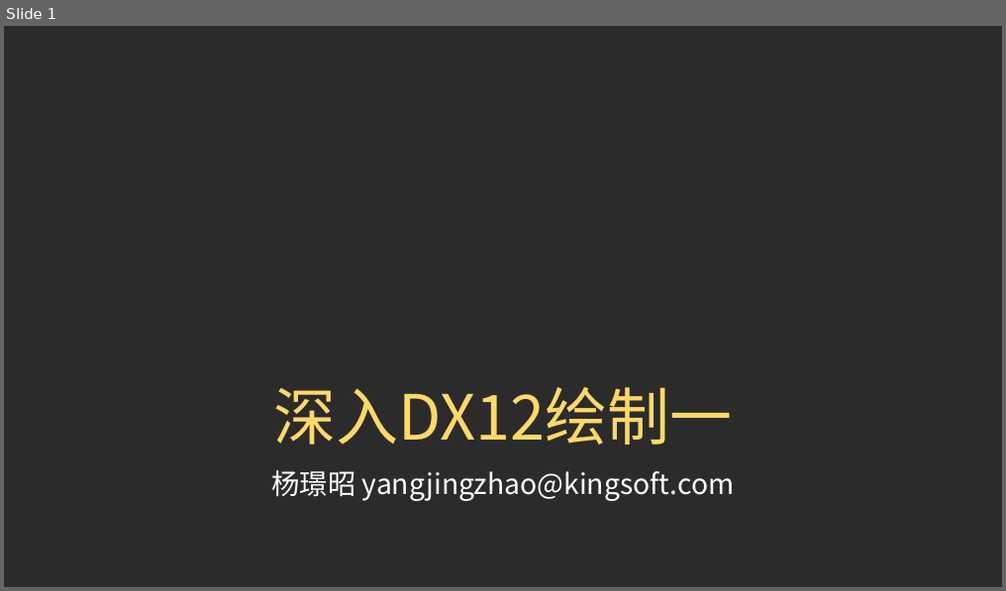
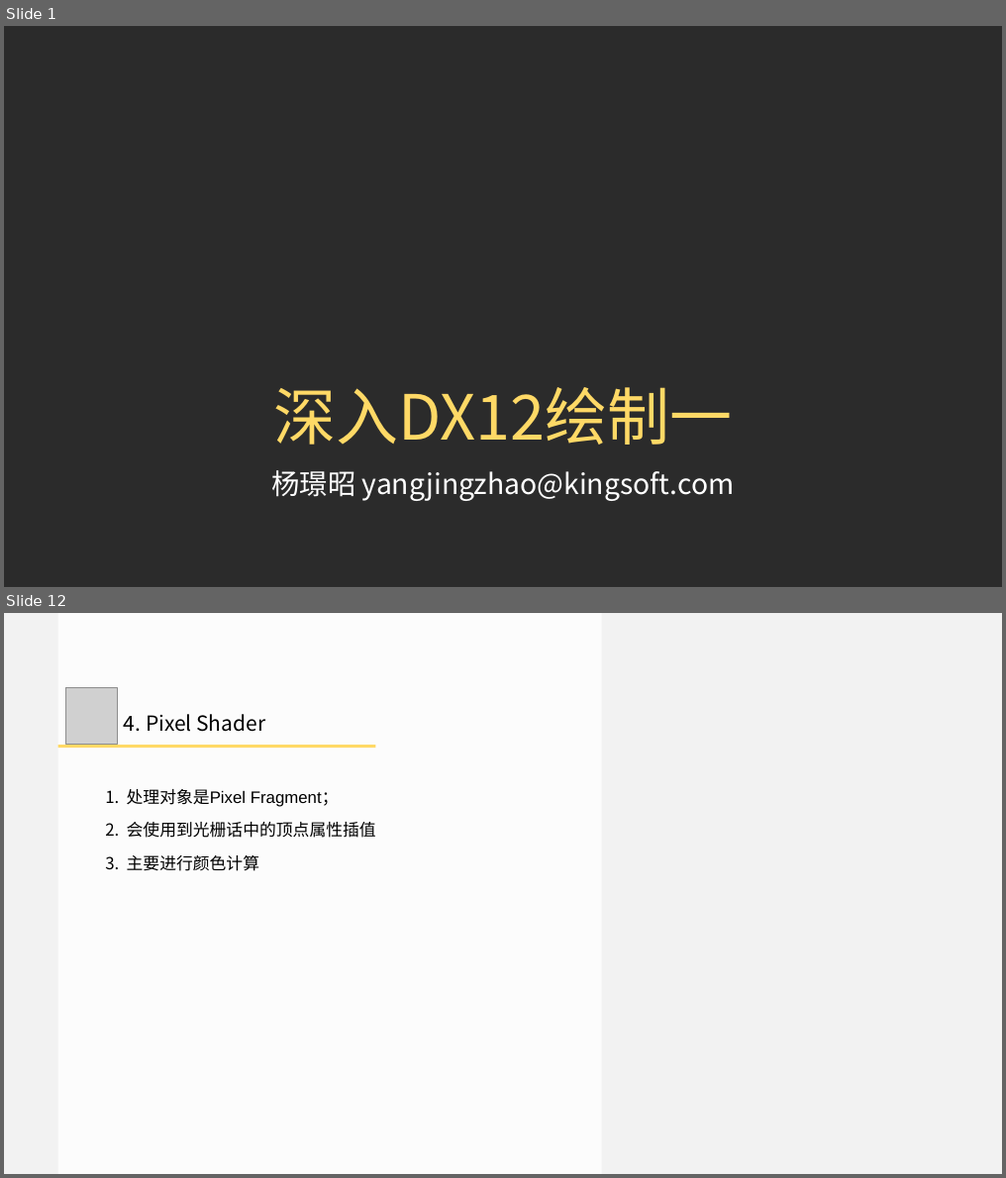
Before and after one commit to doomlover/KSGameEngineTutorials, a slide deck: PPTs/03.深入DX12绘制一.pptx. Shown one above the other, each under a label of ours: slide 1 before the commit, slides 1 and 12 after it; the slides between them are not shown. The pictures are 1006x591 and 1006x1178 pixels, drawn with LibreOffice and Linux fonts; fonts in the diff are those of the drawing; grey boxes stand for pictures; background and template pictures are left out; a plain dark background stands for a picture behind light text. Boxes give left, top, right and bottom in pixels: in the first picture for what was removed or moved away, otherwise in the second. Text is boxed around its words. In the diff, an @@ line names an element or a change of style, - is before the commit and + after.

```diff
--- a/PPTs/03.深入DX12绘制一.pptx
+++ b/PPTs/03.深入DX12绘制一.pptx
@@ slide 12 added at [4,613,1002,1174], background #F2F2F2 @@
@@ rectangle added at [58,613,602,1174], fill #FFFFFF at 80% opacity @@
@@ picture added at [66,687,117,744] @@
@@ text added at [124,714,265,732], 40 pt, text #000000 @@
+4. Pixel Shader
@@ rectangle added at [58,745,375,748], fill #FFD966 @@
@@ text added at [127,789,376,871], 32 pt, text #000000 @@
+1. 处理对象是Pixel Fragment；
+2. 会使用到光栅话中的顶点属性插值
+3. 主要进行颜色计算
```
Also in this commit, not shown: 1 slide changed, 27 other slides added, 8 slides removed, 1 other file.
